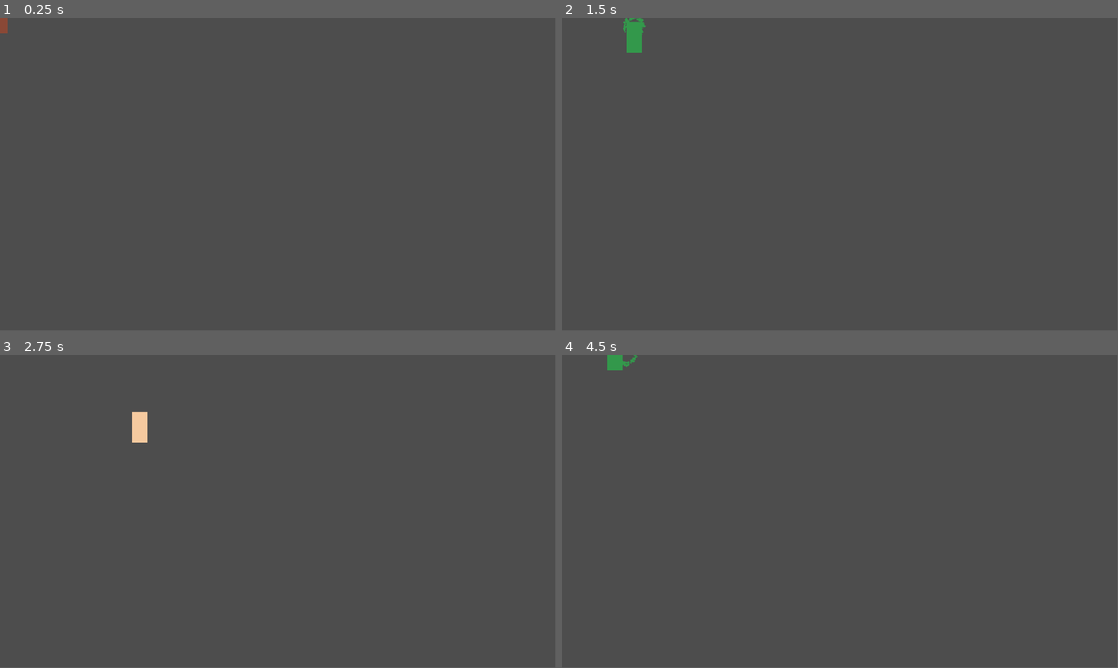
Above: before the commit, frames 1-4 (two rows, left to right).
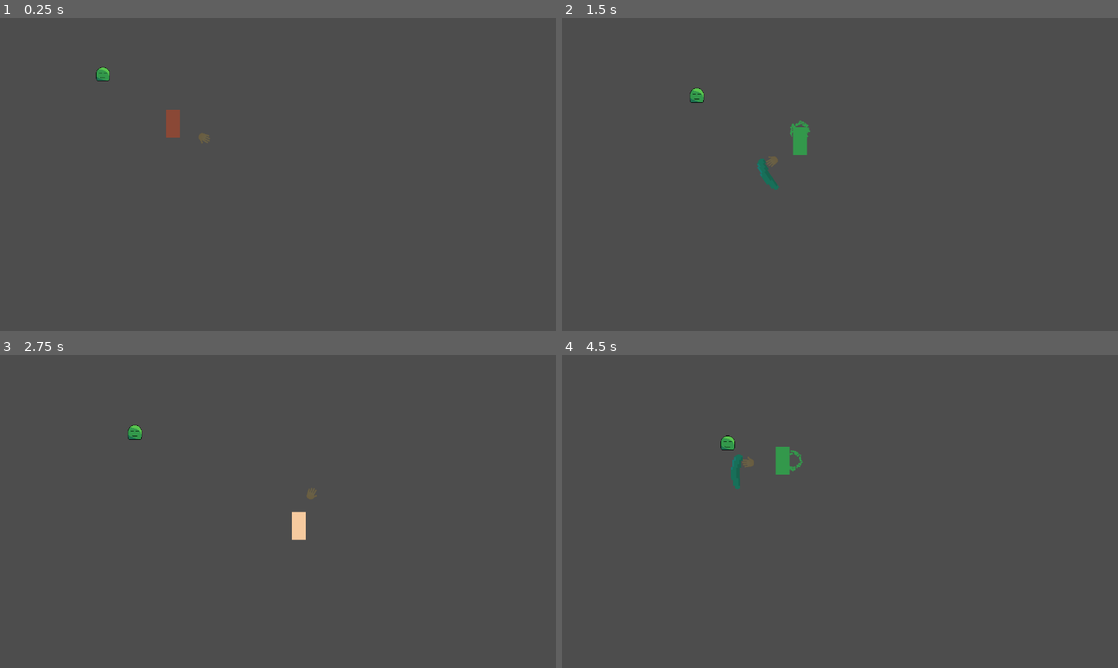
Above: after the commit, the same moments.

Repository: kaminaryu/kroniic-time
Game: Godot game, scene res://src/autoloads/main.tscn
Same seed, same stepped clock (60 frames per second), same inputs: the game is played once before the commit and once after it.
Inputs (mouse positions are in pixels of both pictures, inside the frame that each line leads up to):
- Up to frame 1 (0.25 s): no input
- Up to frame 2 (1.5 s): tap Enter at 0.5 s; move the mouse to (962, 158) at 0.52 s; hold D (move_right) 0.53-1.28 s; tap 1 (change_squad_1) at 0.6 s; click (962, 158) at 0.67 s; tap 2 (change_squad_2) at 0.8, 1.35 s; move the mouse to (728, 190) at 1.27 s; hold S (move_down) from 1.28 s (still down); click (728, 190) at 1.42 s
- Up to frame 3 (2.75 s): tap 3 (change_squad_3) at 1.55, 2.1 s; move the mouse to (333, 442) at 2.02 s; release S (move_down) at 2.03 s; hold D (move_right) from 2.03 s (still down); click (333, 442) at 2.17 s; tap 4 (change_squad_4) at 2.3 s
- Up to frame 4 (4.5 s): move the mouse to (812, 574) at 2.77 s; release D (move_right) at 2.78 s; hold W (move_up) 2.78-3.53 s; tap 4 (change_squad_4) at 2.85 s; click (812, 574) at 2.92 s; tap 1 (change_squad_1) at 3.05, 3.6 s; move the mouse to (1006, 558) at 3.52 s; hold A (move_left) from 3.53 s (still down); click (1006, 558) at 3.67 s; tap 2 (change_squad_2) at 3.8, 4.35 s; move the mouse to (673, 464) at 4.27 s; click (673, 464) at 4.42 s
In our replay, the window is 799x449 before the commit and 800x450 after it. These sizes can differ from the game's own. Grey fills any space a smaller window leaves; there, only what the larger window draws over its background counts as a difference.

The runs differ from the first frame. In frame 1, 0.4% of the frame differs, in the area x 0-38%, y 0-40%; in frame 2, 0.9%, in the area x 11-45%, y 0-55%; in frame 3, 0.6%; in frame 4, 0.8%.

Commit message:
Added Attack Animation and Slime
ts temporary only meh

Diff:
--- a/project.godot
+++ b/project.godot
@@ -18,6 +18,12 @@
 [autoload]
 
 SquadHandler="*res://src/autoloads/squad_handler.gd"
+
+[display]
+
+window/size/viewport_width=1280
+window/size/viewport_height=720
+window/stretch/mode="viewport"
 
 [input]
 
--- a/src/autoloads/main.tscn
+++ b/src/autoloads/main.tscn
@@ -1,7 +1,12 @@
-[gd_scene load_steps=2 format=3 uid="uid://ckeokgvu76duv"]
+[gd_scene load_steps=3 format=3 uid="uid://ckeokgvu76duv"]
 
 [ext_resource type="PackedScene" uid="uid://brhygsm2kf264" path="res://src/player/player.tscn" id="1_3eyiu"]
+[ext_resource type="PackedScene" uid="uid://cacujn1fymrst" path="res://src/enemies/slimes.tscn" id="2_vab7u"]
 
 [node name="Main" type="Node2D"]
 
 [node name="Player" parent="." instance=ExtResource("1_3eyiu")]
+position = Vector2(398, 243)
+
+[node name="Slimes" parent="." instance=ExtResource("2_vab7u")]
+position = Vector2(237, 129)
--- a/src/autoloads/squad_handler.gd
+++ b/src/autoloads/squad_handler.gd
@@ -35,4 +35,8 @@
     selected_member = member
     member_node = squad_scenes[selected_member].instantiate()
 
+    # if not run by main / testing others
+    if player_node == null :
+        return
+
     player_node.add_child(member_node)
--- /dev/null
+++ b/src/enemies/slimes.gd
@@ -0,0 +1,105 @@
+extends CharacterBody2D
+
+@onready var JUMP_RANGE_MIN: int = $AttackRange/CollisionShape2D.shape.radius / 4
+@onready var JUMP_RANGE_MAX: int = $AttackRange/CollisionShape2D.shape.radius / 2
+const JUMP_DELAY: float = 0.5
+
+#var player_in_range: boolean = false
+#var player_location:
+var player_node: Node = null
+var is_jumping: bool = false
+var target_position: Vector2
+var start_end_mid_point: Vector2
+var start_distance_to_mid_point: int # dont ask
+
+
+func _ready() -> void :
+    #position = Vector2(600, 300)
+    randomize() # shuffle the seeds
+
+    $Timer.wait_time = randf_range(JUMP_DELAY, JUMP_DELAY + .5)
+    $Timer.start()
+
+
+func _process(delta: float) -> void :
+    if (is_jumping) :
+        jump()
+
+    $Target.visible = is_jumping
+    $Target.global_position = target_position
+
+
+func vector2_lerp(start: Vector2, end: Vector2, weight: float) -> Vector2 :
+    return start + (end - start) * weight
+
+
+func start_jump() -> void :
+    var target_direction: Vector2
+    var target_distance: int
+    var position_offset: Vector2
+
+    # check if a player is in range
+    if (player_node) :
+        var player_angle := atan2(player_node.global_position.y - global_position.y, player_node.global_position.x - global_position.x)
+        target_direction = Vector2.RIGHT.rotated(player_angle)
+
+        print("ehsufhuosnoi")
+
+
+    else :
+        # get a random vector in a range
+        target_direction = Vector2.RIGHT.rotated(randf_range(0, TAU))
+
+    target_distance = randf_range(JUMP_RANGE_MIN, JUMP_RANGE_MAX)
+
+    position_offset = target_direction * target_distance
+
+    target_position = global_position + position_offset
+
+    is_jumping = true
+    start_end_mid_point = Vector2( (position.x + target_position.x) / 2, (position.y + target_position.y) / 2 )
+    start_distance_to_mid_point = global_position.distance_to(start_end_mid_point)
+
+    print(position, global_position)
+
+
+func stop_jump() -> void :
+    is_jumping = false
+    $Timer.wait_time = randf_range(JUMP_DELAY, JUMP_DELAY + 1.5)
+    $Timer.start()
+
+
+func jump() -> void :
+    global_position = vector2_lerp(global_position, target_position, 0.05)
+
+    ## height
+    #var s = 1 - (start_distance_to_mid_point / position.distance_to(start_end_mid_point)) * 0.01
+    #scale = Vector2(s, s)
+
+    var current_dist = global_position.distance_to(start_end_mid_point)
+
+    # This maps distance from [Full Distance -> 0] to scale [1.0 -> 1.5]
+    var size_scalar = remap(current_dist, start_distance_to_mid_point, 0.0, 1.0, 1.25)
+
+    scale = Vector2(size_scalar, size_scalar)
+
+    if global_position.distance_to(target_position) < 8 :
+        stop_jump()
+
+
+
+func _on_timer_timeout() -> void:
+    start_jump()
+    pass # Replace with function body.
+
+
+func _on_attack_range_body_entered(body: Node2D) -> void:
+    if (body.name == "Player") :
+        #player_in_range = true
+        player_node = body
+
+
+func _on_attack_range_body_exited(body: Node2D) -> void:
+    if (body.name == "Player") :
+        #player_in_range = true
+        player_node = null
--- /dev/null
+++ b/src/enemies/slimes.tscn
@@ -0,0 +1,37 @@
+[gd_scene load_steps=6 format=3 uid="uid://cacujn1fymrst"]
+
+[ext_resource type="Texture2D" uid="uid://0u5b6u4w1rfu" path="res://assets/enemies/slime.png" id="1_bi7ni"]
+[ext_resource type="Script" uid="uid://ubf8ej16x56y" path="res://src/enemies/slimes.gd" id="1_wxtys"]
+[ext_resource type="Texture2D" uid="uid://dbnahn7owiro" path="res://assets/temporary/target-marker.png" id="3_hlhrs"]
+
+[sub_resource type="RectangleShape2D" id="RectangleShape2D_bi7ni"]
+size = Vector2(32, 32)
+
+[sub_resource type="CircleShape2D" id="CircleShape2D_hlhrs"]
+radius = 256.0
+
+[node name="Slimes" type="CharacterBody2D"]
+script = ExtResource("1_wxtys")
+
+[node name="Sprite2D" type="Sprite2D" parent="."]
+texture_filter = 1
+texture = ExtResource("1_bi7ni")
+
+[node name="Hitbox" type="CollisionShape2D" parent="."]
+shape = SubResource("RectangleShape2D_bi7ni")
+
+[node name="Timer" type="Timer" parent="."]
+one_shot = true
+
+[node name="AttackRange" type="Area2D" parent="."]
+
+[node name="CollisionShape2D" type="CollisionShape2D" parent="AttackRange"]
+shape = SubResource("CircleShape2D_hlhrs")
+
+[node name="Target" type="Sprite2D" parent="."]
+z_index = -1
+texture = ExtResource("3_hlhrs")
+
+[connection signal="timeout" from="Timer" to="." method="_on_timer_timeout"]
+[connection signal="body_entered" from="AttackRange" to="." method="_on_attack_range_body_entered"]
+[connection signal="body_exited" from="AttackRange" to="." method="_on_attack_range_body_exited"]
--- a/src/holo_council/baelz/baelz.tscn
+++ b/src/holo_council/baelz/baelz.tscn
@@ -2,7 +2,7 @@
 
 [ext_resource type="Texture2D" uid="uid://dwqiijwdvg5jt" path="res://assets/holo_council/baelz.png" id="1_wc4yq"]
 
-[node name="baelz" type="Node2D"]
+[node name="Baelz" type="Node2D"]
 
 [node name="Sprite2D" type="Sprite2D" parent="."]
 texture = ExtResource("1_wc4yq")
--- a/src/holo_council/fauna/fauna.tscn
+++ b/src/holo_council/fauna/fauna.tscn
@@ -2,7 +2,7 @@
 
 [ext_resource type="Texture2D" uid="uid://le80ber0nx7s" path="res://assets/holo_council/fauna.png" id="1_plnpr"]
 
-[node name="fauna" type="Node2D"]
+[node name="Fauna" type="Node2D"]
 
 [node name="Sprite2D" type="Sprite2D" parent="."]
 texture = ExtResource("1_plnpr")
--- a/src/holo_council/mumei/mumei.gd
+++ b/src/holo_council/mumei/mumei.gd
@@ -1 +1,13 @@
 extends Node2D
+
+func _process(delta: float) -> void :
+    const RADIUS = 64 + 16
+
+    var hand_node := $Hand
+    var mouse_pos := get_global_mouse_position()
+    #hand_node.rotation = position.angle_to_point(mouse_pos)
+
+    var rot_pointing_mouse := atan2(mouse_pos.y - position.y, mouse_pos.x - position.x)
+
+    hand_node.rotation = rot_pointing_mouse
+    hand_node.position = Vector2(RADIUS, 0).rotated(rot_pointing_mouse)
--- a/src/holo_council/mumei/mumei.tscn
+++ b/src/holo_council/mumei/mumei.tscn
@@ -2,7 +2,7 @@
 
 [ext_resource type="Texture2D" uid="uid://bg2w4hry25vir" path="res://assets/holo_council/mumei.png" id="1_pfdh3"]
 
-[node name="mumei" type="Node2D"]
+[node name="Mumei" type="Node2D"]
 
 [node name="Sprite2D" type="Sprite2D" parent="."]
 texture = ExtResource("1_pfdh3")
--- a/src/holo_council/sana/sana.tscn
+++ b/src/holo_council/sana/sana.tscn
@@ -2,7 +2,7 @@
 
 [ext_resource type="Texture2D" uid="uid://c05iotp58b37f" path="res://assets/holo_council/sana.png" id="1_sr4rp"]
 
-[node name="sana" type="Node2D"]
+[node name="Sana" type="Node2D"]
 
 [node name="Sprite2D" type="Sprite2D" parent="."]
 texture = ExtResource("1_sr4rp")
--- a/src/player/player.gd
+++ b/src/player/player.gd
@@ -1,6 +1,20 @@
 extends CharacterBody2D
 
 @export var speed = 200
+
+func _process(delta: float) -> void :
+    const RADIUS = 64 + 16
+
+    var hand_node := $Hand
+    var mouse_pos := get_global_mouse_position()
+    #hand_node.rotation = position.angle_to_point(mouse_pos)
+
+    var rot_pointing_mouse := atan2(mouse_pos.y - position.y, mouse_pos.x - position.x)
+
+    hand_node.rotation = rot_pointing_mouse
+    hand_node.position = Vector2(RADIUS, 0).rotated(rot_pointing_mouse)
+
+
 
 func _physics_process(delta: float) -> void:
     var move_dir = Vector2.ZERO
--- a/src/player/player.tscn
+++ b/src/player/player.tscn
@@ -1,7 +1,9 @@
-[gd_scene load_steps=4 format=3 uid="uid://brhygsm2kf264"]
+[gd_scene load_steps=6 format=3 uid="uid://brhygsm2kf264"]
 
 [ext_resource type="Script" uid="uid://cbmr3xp11mttl" path="res://src/player/player.gd" id="1_rxibo"]
 [ext_resource type="Texture2D" uid="uid://bg2w4hry25vir" path="res://assets/holo_council/mumei.png" id="2_mf2ua"]
+[ext_resource type="Texture2D" uid="uid://bsyo8u48khuib" path="res://assets/temporary/hand.png" id="3_244u8"]
+[ext_resource type="PackedScene" uid="uid://k1urft1ts702" path="res://src/weapons/sword.tscn" id="4_5f2sf"]
 
 [sub_resource type="RectangleShape2D" id="RectangleShape2D_244u8"]
 size = Vector2(32, 64)
@@ -10,6 +12,7 @@
 script = ExtResource("1_rxibo")
 
 [node name="Sprite2D" type="Sprite2D" parent="."]
+visible = false
 texture = ExtResource("2_mf2ua")
 
 [node name="CollisionShape2D" type="CollisionShape2D" parent="."]
@@ -30,3 +33,13 @@
 angle_max = 360.0
 scale_amount_min = 2.0
 scale_amount_max = 4.0
+
+[node name="Hand" type="Node2D" parent="."]
+
+[node name="Sprite2D" type="Sprite2D" parent="Hand"]
+modulate = Color(1, 1, 1, 0.160784)
+rotation = 1.5708
+scale = Vector2(0.0292969, 0.0292969)
+texture = ExtResource("3_244u8")
+
+[node name="Sword" parent="Hand" instance=ExtResource("4_5f2sf")]
--- /dev/null
+++ b/src/weapons/sword.tscn
@@ -0,0 +1,115 @@
+[gd_scene load_steps=7 format=3 uid="uid://k1urft1ts702"]
+
+[ext_resource type="Script" uid="uid://cgpne5up80afl" path="res://sword.gd" id="1_2jeqv"]
+[ext_resource type="Texture2D" uid="uid://c8fbu46ymfad1" path="res://assets/effects/sword_slash/slash.png" id="2_3f0vx"]
+
+[sub_resource type="Animation" id="Animation_wfwyl"]
+length = 0.001
+tracks/0/type = "value"
+tracks/0/imported = false
+tracks/0/enabled = true
+tracks/0/path = NodePath("SlashSprites:frame")
+tracks/0/interp = 1
+tracks/0/loop_wrap = true
+tracks/0/keys = {
+"times": PackedFloat32Array(0),
+"transitions": PackedFloat32Array(1),
+"update": 1,
+"values": [0]
+}
+tracks/1/type = "value"
+tracks/1/imported = false
+tracks/1/enabled = true
+tracks/1/path = NodePath("SlashSprites:modulate")
+tracks/1/interp = 1
+tracks/1/loop_wrap = true
+tracks/1/keys = {
+"times": PackedFloat32Array(0),
+"transitions": PackedFloat32Array(1),
+"update": 0,
+"values": [Color(1, 1, 1, 1)]
+}
+tracks/2/type = "value"
+tracks/2/imported = false
+tracks/2/enabled = true
+tracks/2/path = NodePath("DamageHitbox:position")
+tracks/2/interp = 1
+tracks/2/loop_wrap = true
+tracks/2/keys = {
+"times": PackedFloat32Array(0),
+"transitions": PackedFloat32Array(1),
+"update": 0,
+"values": [Vector2(8, -16)]
+}
+
+[sub_resource type="Animation" id="Animation_e3kwv"]
+resource_name = "slashing"
+length = 0.3
+tracks/0/type = "value"
+tracks/0/imported = false
+tracks/0/enabled = true
+tracks/0/path = NodePath("SlashSprites:frame")
+tracks/0/interp = 1
+tracks/0/loop_wrap = true
+tracks/0/keys = {
+"times": PackedFloat32Array(0, 0.05, 0.1, 0.15, 0.2, 0.25),
+"transitions": PackedFloat32Array(1, 1, 1, 1, 1, 1),
+"update": 1,
+"values": [0, 1, 2, 3, 4, 5]
+}
+tracks/1/type = "value"
+tracks/1/imported = false
+tracks/1/enabled = true
+tracks/1/path = NodePath("SlashSprites:modulate")
+tracks/1/interp = 1
+tracks/1/loop_wrap = true
+tracks/1/keys = {
+"times": PackedFloat32Array(0, 0.3),
+"transitions": PackedFloat32Array(1, 1),
+"update": 1,
+"values": [Color(1, 1, 1, 0.686275), Color(1, 1, 1, 0)]
+}
+tracks/2/type = "value"
+tracks/2/imported = false
+tracks/2/enabled = true
+tracks/2/path = NodePath("DamageHitbox:position")
+tracks/2/interp = 1
+tracks/2/loop_wrap = true
+tracks/2/keys = {
+"times": PackedFloat32Array(0, 0.3),
+"transitions": PackedFloat32Array(1, 1),
+"update": 0,
+"values": [Vector2(8, -16), Vector2(8, 16)]
+}
+
+[sub_resource type="AnimationLibrary" id="AnimationLibrary_buo0o"]
+_data = {
+&"RESET": SubResource("Animation_wfwyl"),
+&"slashing": SubResource("Animation_e3kwv")
+}
+
+[sub_resource type="RectangleShape2D" id="RectangleShape2D_2jeqv"]
+size = Vector2(16, 32)
+
+[node name="Sword" type="Area2D"]
+scale = Vector2(4, 2)
+script = ExtResource("1_2jeqv")
+
+[node name="SlashSprites" type="Sprite2D" parent="."]
+self_modulate = Color(0, 0.55, 1, 1)
+texture_filter = 1
+texture_repeat = 1
+position = Vector2(1, 0)
+rotation = 1.5708
+texture = ExtResource("2_3f0vx")
+hframes = 6
+
+[node name="AnimationPlayer" type="AnimationPlayer" parent="."]
+libraries = {
+&"": SubResource("AnimationLibrary_buo0o")
+}
+
+[node name="DamageHitbox" type="CollisionShape2D" parent="."]
+position = Vector2(8, -16)
+scale = Vector2(0.995705, 1.01645)
+shape = SubResource("RectangleShape2D_2jeqv")
--- /dev/null
+++ b/sword.gd
@@ -0,0 +1,11 @@
+extends Area2D
+
+func _ready() -> void :
+    $SlashSprites.modulate.a = 0
+
+
+func _input(event: InputEvent) -> void :
+    if event is InputEventMouseButton :
+        if event.pressed and event.button_index == MOUSE_BUTTON_LEFT :
+            #$SlashAnimation.visible = true;
+            $AnimationPlayer.play("slashing")
Binary file added: assets/effects/sword_slash/slash.ase
Binary file added: assets/effects/sword_slash/slash.gif
Binary file added: assets/effects/sword_slash/slash.png
Not shown, added: assets/effects/sword_slash/slash.png.import
Binary file added: assets/effects/sword_slash/temp.ase
Binary file added: assets/enemies/slime.png
Not shown, added: assets/enemies/slime.png.import
Binary file added: assets/temporary/hand.png
Not shown, added: assets/temporary/hand.png.import
Binary file added: assets/temporary/target-marker.png
Not shown, added: assets/temporary/target-marker.png.import
Binary file added: assets/weapon/bullet.png
(and 3 more such lines)
